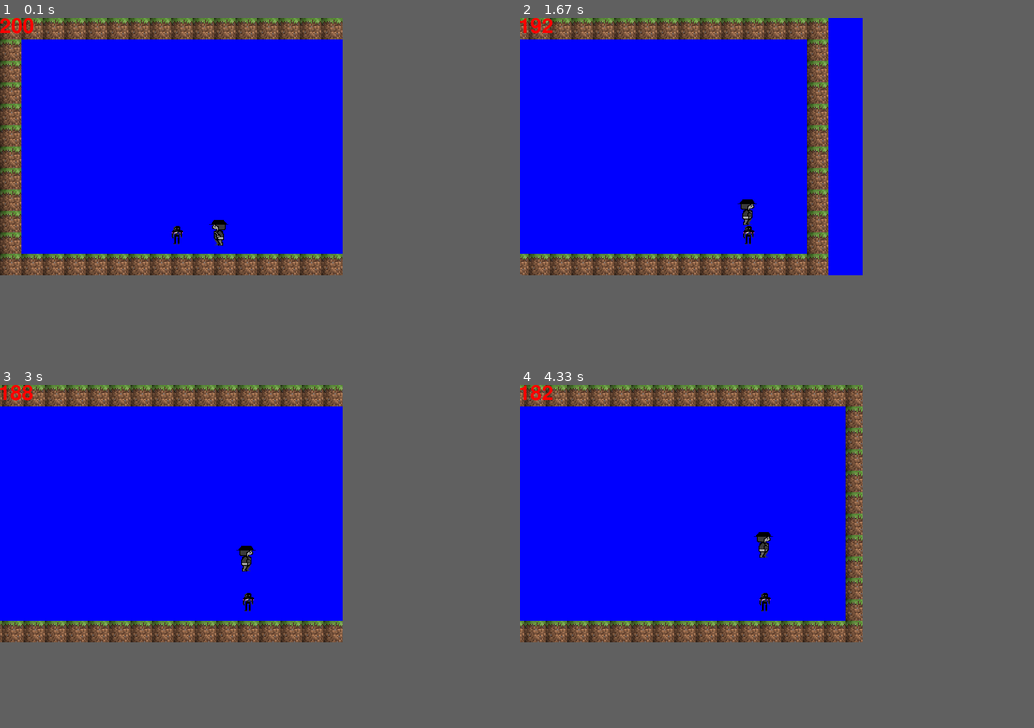
Above: before the commit, frames 1-4 (two rows, left to right).
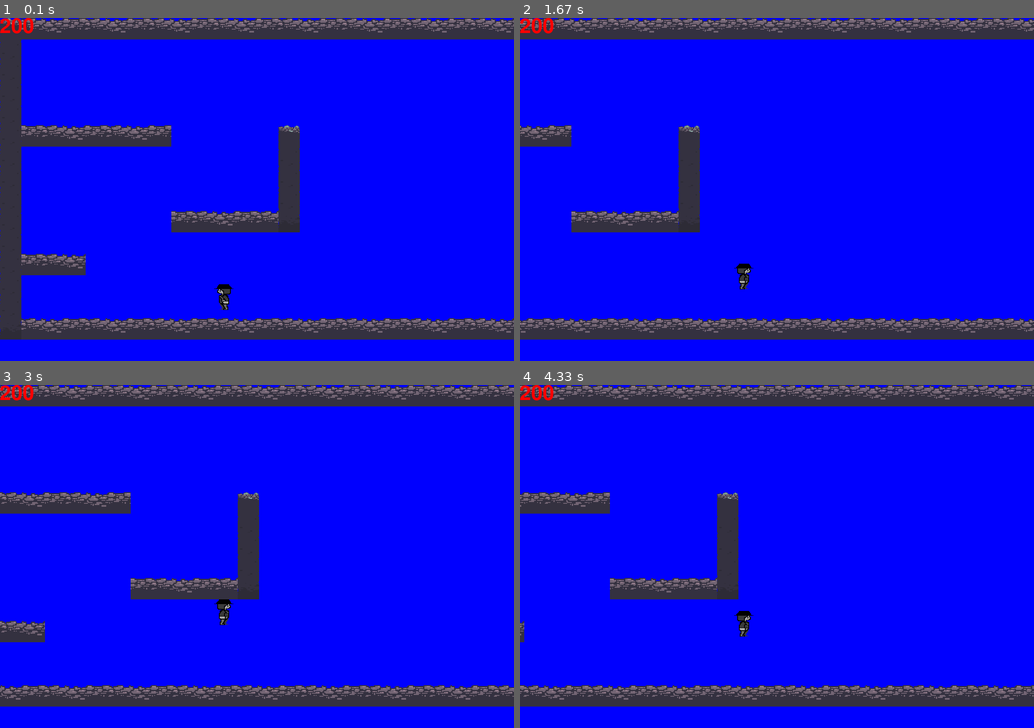
Above: after the commit, the same moments.

Repository: mars-c0de/fallen_apart_game
Game: pygame game, started from TestGen.py
Same seed, same stepped clock (60 frames per second), same inputs: the game is played once before the commit and once after it.
Inputs:
- Up to frame 1 (0.1 s): no input
- Up to frame 2 (1.67 s): tap Space at 0.33, 0.73, 1.03, 1.23, 1.53 s; hold D 0.67-1.13 s; hold D 1.17-1.63 s
- Up to frame 3 (3 s): hold A 1.67-2.2 s; tap Space at 1.73, 2.03, 2.3, 2.6, 2.73 s; hold A 2.23-2.63 s; hold D from 2.67 s (still down)
- Up to frame 4 (4.33 s): tap Space at 3.03, 3.4, 3.7, 3.9, 4.2 s; release D at 3.3 s; hold A 3.33-3.8 s; hold D 3.83-4.3 s
In our replay, the window is 800x600 before the commit and 1200x800 after it. These sizes can differ from the game's own. Grey fills any space a smaller window leaves; there, only what the larger window draws over its background counts as a difference.

The runs differ from the first frame. In frame 1, 24% of the frame differs, in the area x 0-100%, y 0-94%; in frame 2, 22%; in frame 3, 20%; in frame 4, 22%.

Commit message:
Game concept

Diff:
--- a/TestGen.py
+++ b/TestGen.py
@@ -7,7 +7,7 @@
 import random
 
 pygame.init()
-screen = pygame.display.set_mode((800,600))
+screen = pygame.display.set_mode((1200,800))
 
 GAME_FONT = pygame.freetype.Font(None,size=48)
 #creates an instance of Font from pygame.freetype module
@@ -17,29 +17,32 @@
 #0 = minecraft grass, 1 = water, 2 = blades of grass
 
 world_data = [
-    [0,0,0,0,0,0,0,0,0,0,0,0,0,0,0,0,0,0,0,0],
-    [0,3,3,3,3,3,3,3,3,3,3,3,3,3,3,3,3,3,3,0],
-    [0,3,3,3,3,3,3,3,3,3,3,3,3,3,3,3,3,3,3,0],
-    [0,3,3,3,3,3,3,3,3,3,3,3,3,3,3,3,3,3,3,0],
-    [0,3,3,3,3,3,3,3,3,3,3,3,3,3,3,3,3,3,3,0],
-    [0,3,3,3,3,3,3,3,3,3,3,3,3,3,3,3,3,3,3,0],
-    [0,3,3,3,3,3,3,3,3,3,3,3,3,3,3,3,3,3,3,0],
-    [0,3,3,3,3,3,3,3,3,3,3,3,3,3,3,3,3,3,3,0],
-    [0,3,3,3,3,3,3,3,3,3,3,3,3,3,3,3,3,3,3,0],
-    [0,3,3,3,3,3,3,3,3,3,3,3,3,3,3,3,3,3,3,0],
-    [0,3,3,3,3,3,3,3,3,3,3,3,3,3,3,3,3,3,3,0],
-    [0,0,0,0,0,0,0,0,0,0,0,0,0,0,0,0,0,0,0,0]
+    [4,1,2,0,1,2,0,1,2,0,1,2,0,1,2,0,1,2,0,1,2,0,1,2,0,1,2,0,1,2,0,1,2,0,1,2,0,1,2,0,1,2,0,1,2,0,1,2,0,1,2,0,1,2,0,1,2,0,1,2,0,1,2,0,1,2,0,1,2,0,1,2,0,1,2,0,1,2,0,1,2,0,1,2,0,1,2,0,1,2,0,1,2,0,1,2,0,1,2,0,1,2,0,1,2,0,1,2,0,1,2,0,1,2,0,1,2,0,1,2,0,1,2,0,1,2,0,4],
+    [5,3,3,3,3,3,3,3,3,3,3,3,3,3,3,3,3,3,3,3,3,3,3,3,3,3,3,3,3,3,3,3,3,3,3,3,3,3,3,3,3,3,3,3,3,3,3,3,3,3,3,3,3,3,3,3,3,3,3,3,3,3,3,3,3,3,3,3,3,3,3,3,3,3,3,3,3,3,3,3,3,3,3,3,3,3,3,3,3,3,3,3,3,3,3,3,3,3,3,3,3,3,3,3,3,3,3,3,3,3,3,3,3,3,3,3,3,3,3,3,3,3,3,3,3,3,3,5],
+    [5,3,3,3,3,3,3,3,3,3,3,3,3,3,3,3,3,3,3,3,3,3,3,3,3,3,3,3,3,3,3,3,3,3,3,3,3,3,3,3,3,3,3,3,3,3,3,3,3,3,3,3,3,3,3,3,3,3,3,3,3,3,3,3,3,3,3,3,3,3,3,3,3,3,3,3,3,3,3,3,3,3,3,3,3,3,3,3,3,3,3,3,3,3,3,3,3,3,3,3,3,3,3,3,3,3,3,3,3,3,3,3,3,3,3,3,3,3,3,3,3,3,3,3,3,3,3,5],
+    [5,3,3,3,3,3,3,3,3,3,3,3,3,3,3,3,3,3,3,3,3,3,3,3,3,3,3,3,3,3,3,3,3,3,3,3,3,3,3,3,3,3,3,3,3,3,3,3,3,3,3,3,3,3,3,3,3,3,3,3,3,3,3,3,3,3,3,3,3,3,3,3,3,3,3,3,3,3,3,3,3,3,3,3,3,3,3,3,3,3,3,3,3,3,3,3,3,3,3,3,3,3,3,3,3,3,3,3,3,3,3,3,3,3,3,3,3,3,3,3,3,3,3,3,3,3,3,5],
+    [5,3,3,3,3,3,3,3,3,3,3,3,3,3,3,3,3,3,3,3,3,3,3,3,3,3,3,3,3,3,3,3,3,3,3,3,3,3,3,3,3,3,3,3,3,3,3,3,3,3,3,3,3,3,3,3,3,3,3,3,3,3,3,3,3,3,3,3,3,3,3,3,3,3,3,3,3,3,3,3,3,3,3,3,3,3,3,3,3,3,3,3,3,3,3,3,3,3,3,3,3,3,3,3,3,3,3,3,3,3,3,3,3,3,3,3,3,3,3,3,3,3,3,3,3,3,3,5],
+    [5,0,1,2,0,1,2,0,3,3,3,3,3,4,3,3,3,3,3,3,3,3,3,3,3,3,3,3,3,3,3,3,3,3,3,3,3,3,3,3,3,3,3,3,3,3,3,3,3,3,3,3,3,3,3,3,3,3,3,3,3,3,3,3,3,3,3,3,3,3,3,3,3,3,3,3,3,3,3,3,3,3,3,3,3,3,3,3,3,3,3,3,3,3,3,3,3,3,3,3,3,3,3,3,3,3,3,3,3,3,3,3,3,3,3,3,3,3,3,3,3,3,3,3,3,3,3,5],
+    [5,3,3,3,3,3,3,3,3,3,3,3,3,5,3,3,3,3,3,3,3,3,3,3,3,3,3,3,3,3,3,3,3,3,3,3,3,3,3,3,3,3,3,3,3,3,3,3,3,3,3,3,3,3,3,3,3,3,3,3,3,3,3,3,3,3,3,3,3,3,3,3,3,3,3,3,3,3,3,3,3,3,3,3,3,3,3,3,3,3,3,3,3,3,3,3,3,3,3,3,3,3,3,3,3,3,3,3,3,3,3,3,3,3,3,3,3,3,3,3,3,3,3,3,3,3,3,5],
+    [5,3,3,3,3,3,3,3,3,3,3,3,3,5,3,3,3,3,3,3,3,3,3,3,3,3,3,3,3,3,3,3,3,3,3,3,3,3,3,3,3,3,3,3,3,3,3,3,3,3,3,3,3,3,3,3,3,3,3,3,3,3,3,3,3,3,3,3,3,3,3,3,3,3,3,3,3,3,3,3,3,3,3,3,3,3,3,3,3,3,3,3,3,3,3,3,3,3,3,3,3,3,3,3,3,3,3,3,3,3,3,3,3,3,3,3,3,3,3,3,3,3,3,3,3,3,3,5],
+    [5,3,3,3,3,3,3,3,3,3,3,3,3,5,3,3,3,3,3,3,3,3,3,3,3,3,3,3,3,3,3,3,3,3,3,3,3,3,3,3,3,3,3,3,3,3,3,3,3,3,3,3,3,3,3,3,3,3,3,3,3,3,3,3,3,3,3,3,3,3,3,3,3,3,3,3,3,3,3,3,3,3,3,3,3,3,3,3,3,3,3,3,3,3,3,3,3,3,3,3,3,3,3,3,3,3,3,3,3,3,3,3,3,3,3,3,3,3,3,3,3,3,3,3,3,3,3,5],
+    [5,3,3,3,3,3,3,3,0,1,2,0,1,6,3,3,3,3,3,3,3,3,3,3,3,3,3,3,3,3,3,3,3,3,3,3,3,3,3,3,3,3,3,3,3,3,3,3,3,3,3,3,3,3,3,3,3,3,3,3,3,3,3,3,3,3,3,3,3,3,3,3,3,3,3,3,3,3,3,3,3,3,3,3,3,3,3,3,3,3,3,3,3,3,3,3,3,3,3,3,3,3,3,3,3,3,3,3,3,3,3,3,3,3,3,3,3,3,3,3,3,3,3,3,3,3,3,5],
+    [5,3,3,3,3,3,3,3,3,3,3,3,3,3,3,3,3,3,3,3,3,3,3,3,3,3,3,3,3,3,3,3,3,3,3,3,3,3,3,3,3,3,3,3,3,3,3,3,3,3,3,3,3,3,3,3,3,3,3,3,3,3,3,3,3,3,3,3,3,3,3,3,3,3,3,3,3,3,3,3,3,3,3,3,3,3,3,3,3,3,3,3,3,3,3,3,3,3,3,3,3,3,3,3,3,3,3,3,3,3,3,3,3,3,3,3,3,3,3,3,3,3,3,3,3,3,3,5],
+    [5,0,1,2,3,3,3,3,3,3,3,3,3,3,3,3,3,3,3,3,3,3,3,3,3,3,3,3,3,3,3,3,3,3,3,3,3,4,3,3,3,3,3,3,3,3,3,3,3,3,3,3,3,3,3,3,3,3,3,3,3,3,3,3,3,3,3,3,3,3,3,3,3,3,3,3,3,3,3,3,3,3,3,3,3,3,3,3,3,3,3,3,3,3,3,3,3,3,3,3,3,3,3,3,3,3,3,3,3,3,3,3,3,3,3,3,3,3,3,3,3,3,3,3,3,3,3,5],
+    [5,3,3,3,3,3,3,3,3,3,3,3,3,3,3,3,3,3,3,3,3,3,3,3,3,3,3,3,3,3,3,3,3,3,3,3,3,5,3,3,3,3,3,3,3,3,3,3,3,3,3,3,3,3,3,3,3,3,3,3,3,3,3,3,3,3,3,3,3,3,3,3,3,3,3,3,3,3,3,3,3,3,3,3,3,3,3,3,3,3,3,3,3,3,3,3,3,3,3,3,3,3,3,3,3,3,3,3,3,3,3,3,3,3,3,3,3,3,3,3,3,3,3,3,3,3,3,5],
+    [5,3,3,3,3,3,3,3,3,3,3,3,3,3,3,3,3,3,3,3,3,3,3,3,3,3,3,3,3,3,3,3,3,3,3,3,3,5,3,3,3,3,3,3,3,3,3,3,3,3,3,3,3,3,3,3,3,3,3,3,3,3,3,3,3,3,3,3,3,3,3,3,3,3,3,3,3,3,3,3,3,3,3,3,3,3,3,3,3,3,3,3,3,3,3,3,3,3,3,3,3,3,3,3,3,3,3,3,3,3,3,3,3,3,3,3,3,3,3,3,3,3,3,3,3,3,3,5],
+    [6,1,2,0,1,2,0,1,2,0,1,2,0,1,2,0,1,2,0,1,2,0,1,2,0,1,2,0,1,2,0,1,2,0,1,2,0,1,2,0,1,2,0,1,2,0,1,2,0,1,2,0,1,2,0,1,2,0,1,2,0,1,2,0,1,2,0,1,2,0,1,2,0,1,2,0,1,2,0,1,2,0,1,2,0,1,2,0,1,2,0,1,2,0,1,2,0,1,2,0,1,2,0,1,2,0,1,2,0,1,2,0,1,2,0,1,2,0,1,2,0,1,2,0,1,2,0,1]
 ]
 
 world = World.World()
 world.process_data(world_data)
 #world:
-play = players.Player(screen, 500,500, 45, 60)
+play = players.Player(screen, 500,650, 45, 60)
 #play: instance of player class. 500 & 500 is spawnx and spawny, 45x60 is widthxheight
 clock = pygame.time.Clock()
 #clock: a clock
-
-en = enemy.Enemy(screen, 45, 60)
+time = 0
+#en = enemy.Enemy(screen, 45, 40)
 #en: enemy with height 45, 60
 
 run = True
@@ -47,6 +50,7 @@
 
 while run:
     dt = clock.tick(60)
+    time += dt
     #stores the time since the last time clock.tick() was called
 
     screen.fill("blue")
@@ -66,41 +70,50 @@
     #this just blits the enemy onscreen at its hitbox coords
 
     #Event Handler
-    for tile in world.obstacle_list:
+    collide = 3
+    for num, tile in enumerate(world.obstacle_list):
             #check collision in x direction
             if tile[1].collidepoint(play.hitbox.midtop[0],play.hitbox.midtop[1]):
                 play.hitbox.y = tile[1].midbottom[1]
                 play.collisionyu = True
                 play.velocity = 0
                 play.movey = 0
-                break
-            elif tile[1].collidepoint(play.hitbox.midleft[0],play.hitbox.midleft[1]):
+                collide = 1
+            else:
+                play.collisionyu = False
+            if tile[1].collidepoint(play.hitbox.midleft[0],play.hitbox.midleft[1]):
                 play.hitbox.x = tile[1].midright[0]
                 play.collisionxl = True
                 play.movex = 2
-                break
-            elif tile[1].collidepoint(play.hitbox.midright[0],play.hitbox.midright[1]):
+                collide = 0
+            elif collide != 0:
+                play.collisionxl = False
+            if tile[1].collidepoint(play.hitbox.midright[0],play.hitbox.midright[1]):
                 play.hitbox.x = tile[1].midleft[0] - play.hitbox.width
                 play.collisionxr = True
                 play.movex = 2
-                break
-            elif tile[1].collidepoint(play.hitbox.midbottom[0],play.hitbox.midbottom[1]):
+                collide = 0
+            elif collide != 0:
+                play.collisionxr = False
+            if tile[1].collidepoint(play.hitbox.midbottom[0],play.hitbox.midbottom[1]):
                 play.hitbox.y = tile[1].midtop[1] - play.hitbox.height
                 play.jump = False
                 play.collisionyd = True
                 play.time = 0
                 play.velocity = 0
                 play.movey = 0
-                break
+                collide = 1
+                if time > 3000 and tile[2] == -100:
+                    tile[2] = time + 1000
             else:
-                if not tile[1].collidepoint(play.hitbox.midbottom[0],play.hitbox.midbottom[1]+0.25):
+                if not tile[1].collidepoint(play.hitbox.bottomleft[0],play.hitbox.bottomleft[1]+0.25):
                     play.collisionyd = False
                 else:
                     play.collisionyd = True
-                play.collisionxr = False
-                play.collisionxl = False
-                play.collisionyu = False
-
+            if tile[2] <= time+50 and tile[2] >= time-50:
+                del world.obstacle_list[num]
+            if collide == 1:
+                break
     for event in pygame.event.get():
         if event.type == pygame.QUIT:
             run = False
@@ -125,48 +138,14 @@
             if event.key == pygame.K_q:
                 run = False
 
-            if play.rangebox.colliderect(en.rangebox):
-                if event.key == pygame.K_j:
-                    en.take_damage()
-
         if event.type == pygame.KEYUP:
             if event.key == pygame.K_a:
                 play.movex = 2
             if event.key == pygame.K_d:
                 play.movex = 2
-
-    '''HANDLES ENEMY MOVEMENTS'''
-
-    #if the enemy senses the player nearby
-    if en.sensorbox.colliderect(play.rangebox):
-
-        #if the enemy's x coord is more right than player's x coord + 2,
-        if en.hitbox.x > play.hitbox.x+2:
-            #enemy should move left to chase the player
-            en.movex = -1 * en.speed
-        elif en.hitbox.x < play.hitbox.x+2:
-            en.movex = 1 * en.speed
-        elif play.hitbox.x-2 <= en.hitbox.x <= play.hitbox.x+2:
-            en.movex = 0
-            #I added +-2 so that if the coordinates were super close to each other,
-            #the gamee would just treat it as essentially the same coordinate and
-            #not make the enemy move. without this, the enemy would vibrate weirdly if
-            #it was close to you
-
-        #the above conditionals all work to alter en.movex & en.movey such that it can run this line of code, where the hitbox, rangebox, and sensorbox's positions are determined each frame
-        en.hitbox.move_ip(en.movex, en.movey)
-        en.rangebox.move_ip(en.movex, en.movey)
-        en.sensorbox.move_ip(en.movex, en.movey)
-
-    #if the player & enemy are in range, there's a 1/120 chance per frame that the enemy will attack you
-    if en.rangebox.colliderect(play.rangebox):
-        if random.randint(0,15) ==  0:
-            play.take_damage()
-        else:
-            pass
-
+    if play.hitbox.y > 1200:
+        run = False
     play.update(dt)
-    en.update()
     pygame.display.update()
 
 pygame.quit()
--- a/World.py
+++ b/World.py
@@ -3,11 +3,11 @@
 import pygame.freetype
 import players, enemy
 screen = pygame.display.set_mode((800,600))
-TILE_TYPES = 3
+TILE_TYPES = 7
 img_list = []
 TILE_SIZE = 50
 for x in range(TILE_TYPES):
-    img = pygame.image.load(f"img/{x}.jpg")
+    img = pygame.image.load(f"img/Tiles_000{x+1}.png")
     img = pygame.transform.scale(img, (TILE_SIZE, TILE_SIZE))
     img_list.append(img)
     #each tile is named 0, 1, or 2
@@ -37,10 +37,10 @@
                     img_rect.y = y * TILE_SIZE
                     #img_rect.x retrieves the x coord of the top left corner, we then multiply by tilesize to place in correct spot
                     #we place these tiles in the right spot with the conditionals below
-                    tile_data = (img, img_rect)
+                    tile_data = [img, img_rect, -100]
                     #for each item in the row, make a tuple with the image & its coordinates
 
-                    if tile == 0:
+                    if tile >= 0:
                         self.obstacle_list.append(tile_data)
                         #if the value is 0, add that tuple to obstacle_list
                     elif tile == 1:
--- a/players.py
+++ b/players.py
@@ -20,6 +20,7 @@
 
         #HITBOX
         self.hitbox = self.player_ani.frame.get_rect()
+        self.hitbox.height = self.height
         self.hitbox.center = (self.spawn_x, self.spawn_y)
 
         #make a rangebox for the player just as we did with the enemy
@@ -70,20 +71,23 @@
                 self.time += dt/1000
                 self.movey = self.gravity*self.time+self.velocity
                 self.velocity += self.gravity
-            if self.hitbox.y > self.spawn_y:
-                self.jump = False
-                self.movey = 0
-                self.velocity = 0
-                self.time = 0
-                self.hitbox.centery = self.spawn_y
-                self.spawn_y = self.hitbox.centery
-                self.collisionyd = True
+            # if self.hitbox.y > self.spawn_y:
+            #     self.jump = False
+            #     self.movey = 0
+            #     self.velocity = 0
+            #     self.time = 0
+            #     self.hitbox.centery = self.spawn_y
+            #     self.spawn_y = self.hitbox.centery
+            #     self.collisionyd = True
 
-            self.hitbox.move_ip(self.movex,self.movey)
-            self.rangebox.move_ip(self.movex,self.movey)
+            if self.hitbox.x != self.spawn_x:
+                self.hitbox.x = self.spawn_x
+
+            self.hitbox.move_ip(0,self.movey)
+            #self.rangebox.move_ip(self.movex,self.movey)
             #move the rangebox in the same way
 
-            if(self.movex != 0):
+            if(self.movex != 2):
                 self.screen.blit(self.player_ani.next_frame(dt), self.hitbox)
             else:
                 self.screen.blit(self.player_ani.frame, self.hitbox)
Binary file added: img/Tiles_0001.png
Binary file added: img/Tiles_0002.png
Binary file added: img/Tiles_0003.png
Renamed: img/0.jpg -> img/Tiles_0004.png
Binary file added: img/Tiles_0005.png
Binary file added: img/Tiles_0006.png
Binary file added: img/Tiles_0007.png
